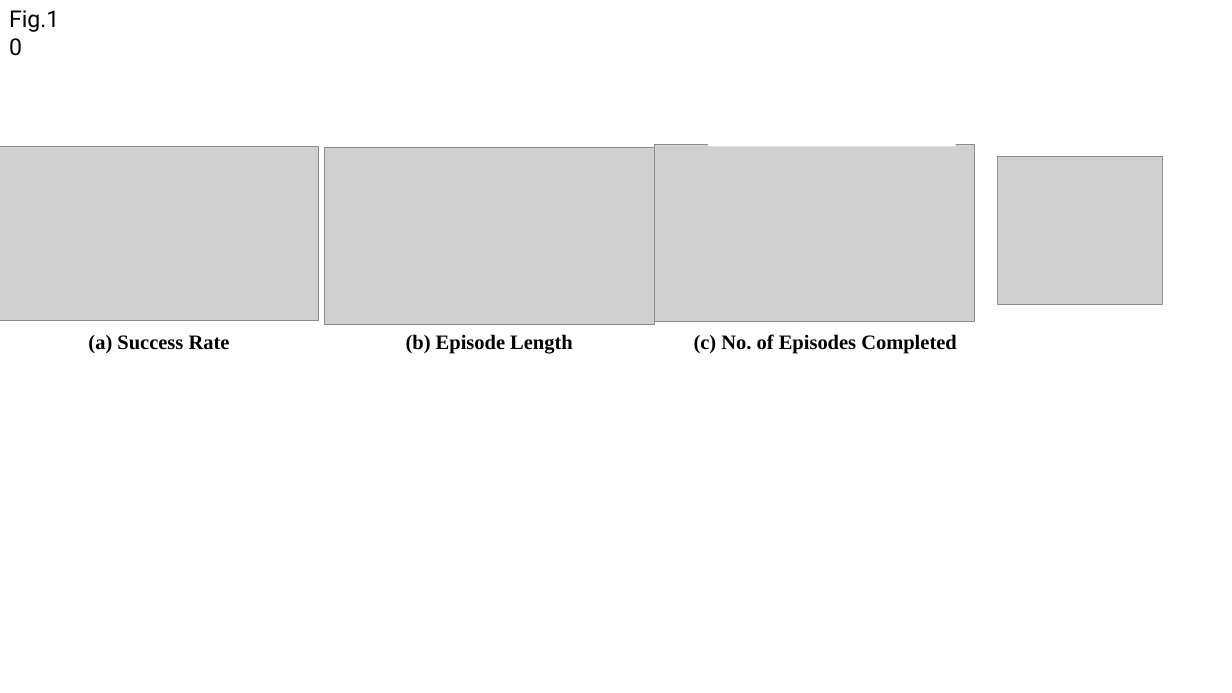
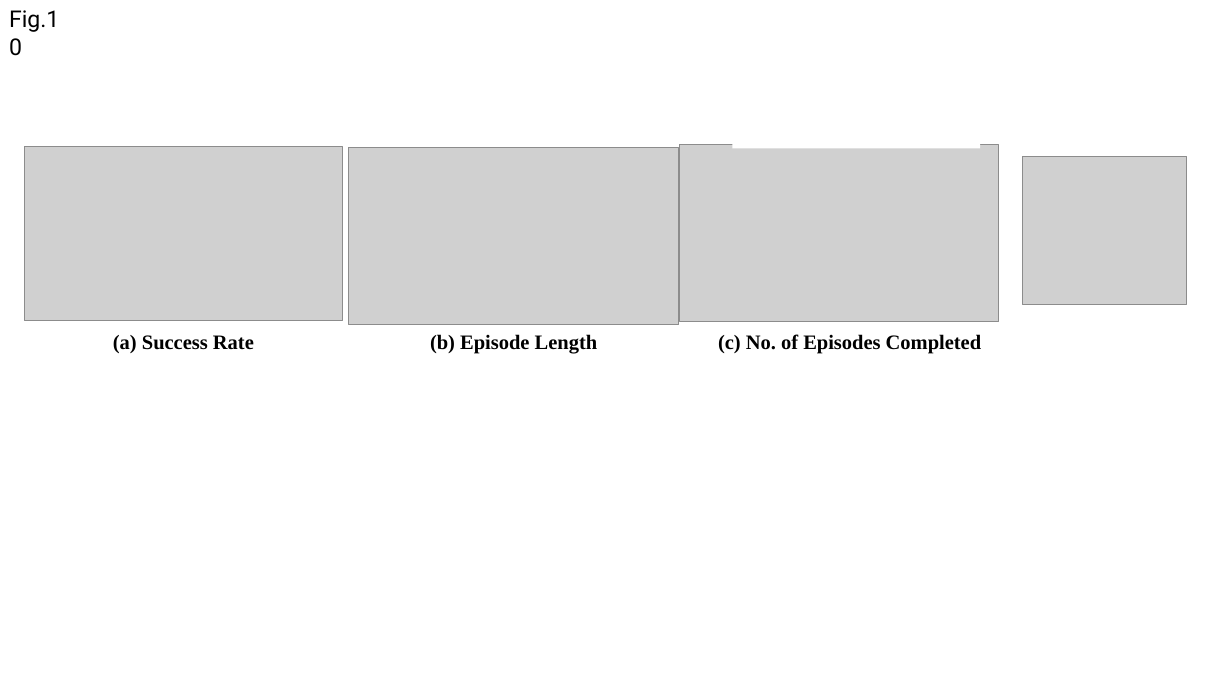
Before and after one commit to yhs0602/Sparse2Dense, a slide deck: slide 4 of figures/figure_10_11_new.pptx. Drawn at 1232x693 pixels with LibreOffice and Linux fonts; fonts in the diff are those of the drawing; grey boxes stand for pictures. Boxes give left, top, right and bottom in pixels: in the first picture for what was removed or moved away, otherwise in the second. Text is boxed around its words. In the diff, an @@ line names an element or a change of style, - is before the commit and + after.

```diff
--- a/figures/figure_10_11_new.pptx
+++ b/figures/figure_10_11_new.pptx
@@ 4 pictures, 3 texts, 1 rectangle: place and size @@
-4 pictures, 3 texts, 1 rectangle at [0,121,1163,354]
+4 pictures, 3 texts, 1 rectangle at [24,123,1187,354]
```
Also in this commit, not shown: 2 other files.
